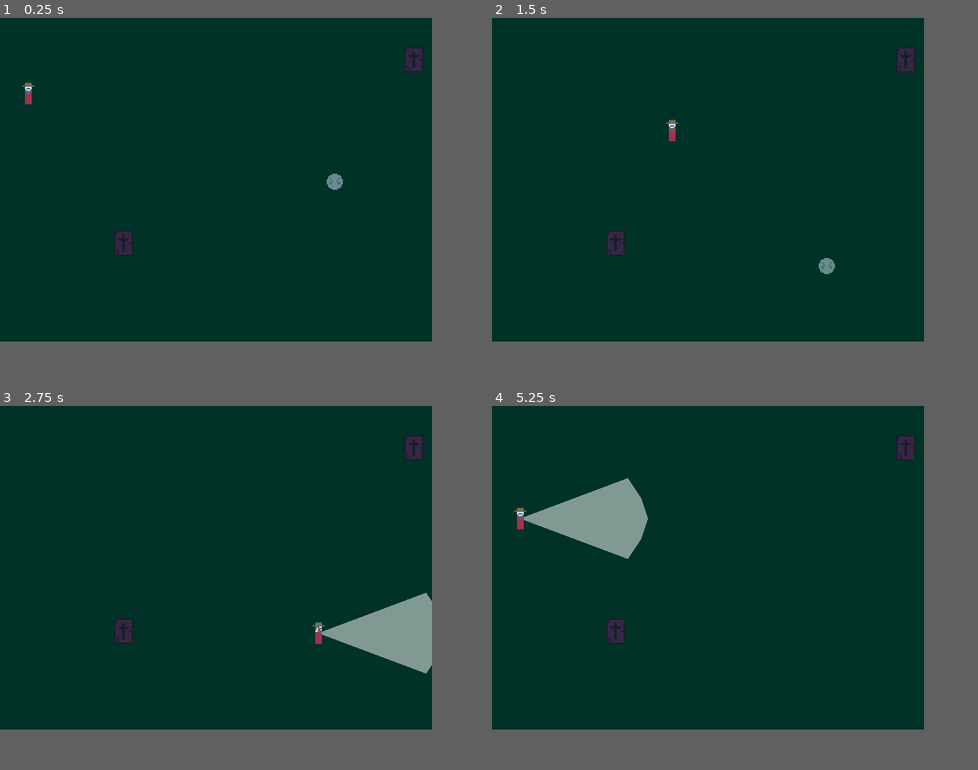
Above: before the commit, frames 1-4 (two rows, left to right).
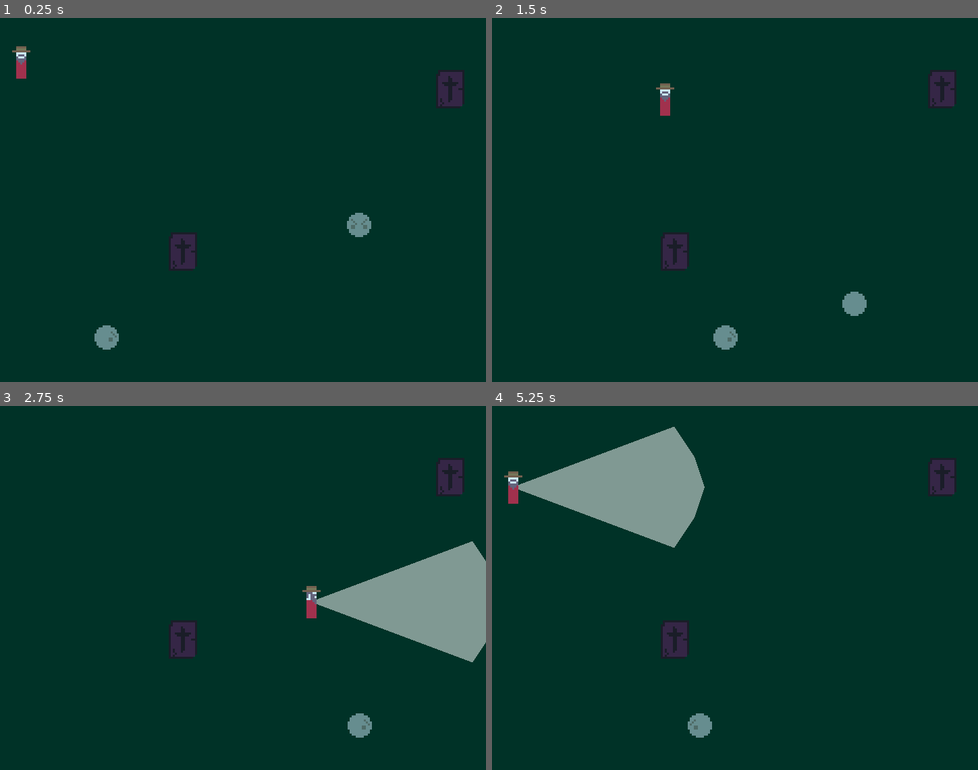
Above: after the commit, the same moments.

Repository: lucille-d/pixelles-2021
Game: Godot game, scene res://Game.tscn
The game is run twice, just before and just after one commit, with the same random seed, the same clock (stepped at 60 frames per second) and the same inputs.
Inputs:
- Up to frame 1 (0.25 s): no input
- Up to frame 2 (1.5 s): hold D (move_right) 0.53-1.28 s; tap E (activate_light) at 0.6, 1.35 s; hold S (move_down) from 1.28 s (still down)
- Up to frame 3 (2.75 s): release S (move_down) at 2.03 s; hold D (move_right) from 2.03 s (still down); tap E (activate_light) at 2.1 s
- Up to frame 4 (5.25 s): release D (move_right) at 2.78 s; hold W (move_up) 2.78-3.53 s; tap E (activate_light) every 0.75 s from 2.85 to 5.1 s; hold A (move_left) 3.53-5.03 s; hold S (move_down) from 5.03 s (still down)
In our replay, the window is 640x480 before the commit and 720x540 after it. These sizes can differ from the game's own. Grey fills any space a smaller window leaves; there, only what the larger window draws over its background counts as a difference.

The runs differ from the first frame. In frame 1, 2.7% of the frame differs, in the area x 2-96%, y 7-92%; in frame 2, 2.7%; in frame 3, 8.9%; in frame 4, 9.1%, in the area x 2-96%, y 5-92%.

Commit message:
(feat) ghost direction

Diff:
--- a/Game.tscn
+++ b/Game.tscn
@@ -11,17 +11,20 @@
 [node name="Game" type="Node2D"]
 
 [node name="Player" parent="." instance=ExtResource( 2 )]
-position = Vector2( 20.604, 56.0019 )
+position = Vector2( 10.0094, 21.8342 )
 
 [node name="Ghost" parent="." instance=ExtResource( 1 )]
-position = Vector2( 248.231, 108.865 )
-mode = 1
+position = Vector2( 175.923, 88.2059 )
+direction = 0
 
 [node name="Tombstone" parent="." instance=ExtResource( 3 )]
-position = Vector2( 299.354, 21.3886 )
+position = Vector2( 215.391, 25.6265 )
 
 [node name="Tombstone2" parent="." instance=ExtResource( 3 )]
-position = Vector2( 84.2906, 157.417 )
+position = Vector2( 83.2311, 106.033 )
 
 [node name="WorldEnvironment" type="WorldEnvironment" parent="."]
 environment = SubResource( 1 )
+
+[node name="Ghost2" parent="." instance=ExtResource( 1 )]
+position = Vector2( 37.5431, 155.307 )
--- a/Ghost.gd
+++ b/Ghost.gd
@@ -1,12 +1,28 @@
 extends RigidBody2D
 
+onready var sprite = $Sprite
+
 const SPEED = 50
+export(int, "Vertical", "Horizontal") var direction
 
-var direction = 1
+var facing = 1
 
 func _process(delta):
-	position.y = position.y + SPEED * delta * direction
-	if position.y > 200:
-		direction = -1
-	if position.y < 20:
-		direction = 1
+	if direction == 1:
+		sprite.region_rect.position.x = 32
+		position.x = position.x + SPEED * delta * facing
+		if position.x > 200:
+			sprite.flip_h = true
+			facing = -1
+		if position.x < 20:
+			sprite.flip_h = false
+			facing = 1
+
+	else:
+		position.y = position.y + SPEED * delta * facing
+		if position.y > 150:
+			sprite.region_rect.position.x = 16
+			facing = -1
+		if position.y < 20:
+			sprite.region_rect.position.x = 0
+			facing = 1
--- a/Ghost.tscn
+++ b/Ghost.tscn
@@ -6,16 +6,40 @@
 [sub_resource type="CircleShape2D" id=1]
 radius = 6.70817
 
+[sub_resource type="Animation" id=2]
+resource_name = "bounce"
+loop = true
+tracks/0/type = "value"
+tracks/0/path = NodePath("../Ghost/Sprite:offset")
+tracks/0/interp = 1
+tracks/0/loop_wrap = true
+tracks/0/imported = false
+tracks/0/enabled = true
+tracks/0/keys = {
+"times": PoolRealArray( 0, 0.5, 1 ),
+"transitions": PoolRealArray( 1, 1, -2 ),
+"update": 0,
+"values": [ Vector2( 0, 0 ), Vector2( 3, 3 ), Vector2( 0, 0 ) ]
+}
+
 [node name="Ghost" type="RigidBody2D"]
 collision_layer = 2
 collision_mask = 0
+mode = 1
+gravity_scale = 0.0
 script = ExtResource( 2 )
+direction = 1
 
 [node name="Sprite" type="Sprite" parent="."]
 modulate = Color( 1, 1, 1, 0.501961 )
 texture = ExtResource( 1 )
+offset = Vector2( 2.65649, 2.65649 )
 region_enabled = true
 region_rect = Rect2( 0, 32, 16, 16 )
 
 [node name="CollisionShape2D" type="CollisionShape2D" parent="."]
 shape = SubResource( 1 )
+
+[node name="AnimationPlayer" type="AnimationPlayer" parent="."]
+autoplay = "bounce"
+anims/bounce = SubResource( 2 )
--- a/Player.gd
+++ b/Player.gd
@@ -5,7 +5,7 @@
 onready var flashlight_collider = $Flashlight/CollisionPolygon2D
 onready var flashlight_light = $Flashlight/Light
 
-const SPEED = 150
+const SPEED = 100
 
 # reference casting points (pointing right)
 const MAX_X = 95
@@ -26,7 +26,7 @@
 	for i in light_casts.size():
 		light_casts[i].cast_to = RC_POINTS[i]
 
-func _process(delta):
+func _process(_delta):
 	# movement
 	move_vector = Vector2.ZERO
 	if Input.is_action_pressed("move_up"):
@@ -53,7 +53,6 @@
 		is_flashlight_on = !is_flashlight_on
 		toggle_flashlight(is_flashlight_on)
 
-	var polygon_points = null
 	var lc_rotation = null
 	if Input.is_action_just_pressed("shoot_up"):
 		lc_rotation = -90
--- a/Player.tscn
+++ b/Player.tscn
@@ -52,6 +52,13 @@
 cast_to = Vector2( 80, 30 )
 collision_mask = 6
 
+[node name="Sprite" type="Sprite" parent="Flashlight"]
+visible = false
+texture = ExtResource( 1 )
+offset = Vector2( 5, 1 )
+region_enabled = true
+region_rect = Rect2( 0, 16, 16, 16 )
+
 [node name="Sprite" type="Sprite" parent="."]
 texture = ExtResource( 1 )
 region_enabled = true
--- a/project.godot
+++ b/project.godot
@@ -19,8 +19,8 @@
 
 [display]
 
-window/size/width=320
-window/size/height=240
+window/size/width=240
+window/size/height=180
 window/size/test_width=1600
 window/size/test_height=1200
 window/stretch/mode="2d"
Not shown: 1 places in Ghost.tscn that only renumber resources
Not shown, added: export_presets.cfg
